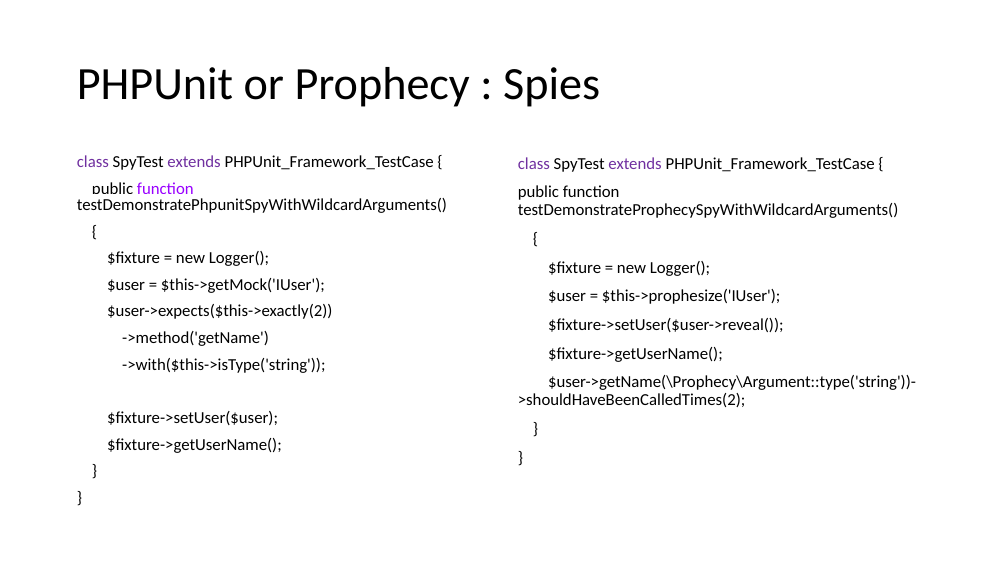
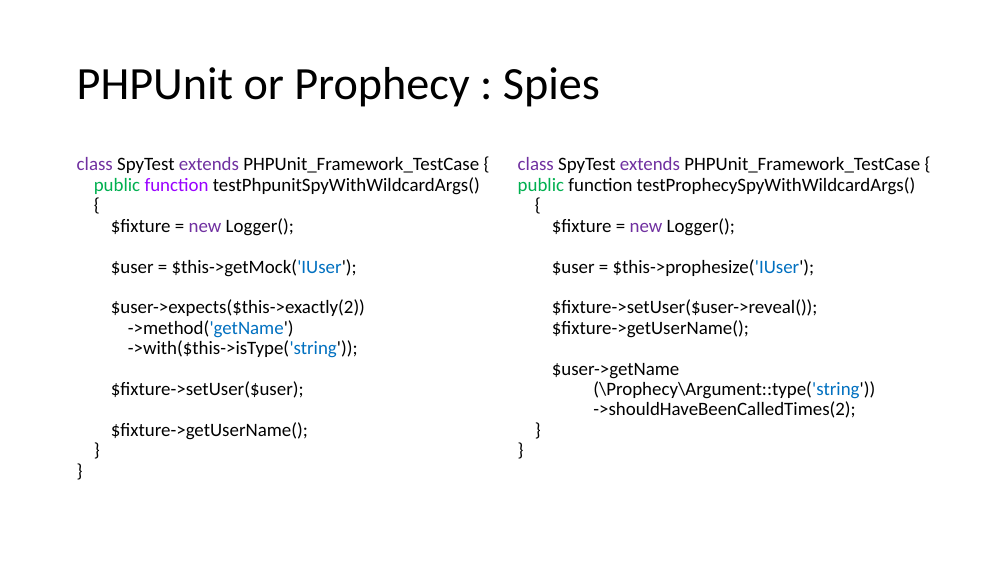
Before and after one commit to docljn/phpunit-or-prophecy-for-mocks, a slide deck: slide 52 of Creating Unit Test Mocks - PHPUnit or Prophecy.odp. Drawn at 1008x567 pixels with LibreOffice and Linux fonts; fonts in the diff are those of the drawing. Boxes give left, top, right and bottom in pixels: in the first picture for what was removed or moved away, otherwise in the second. Text is boxed around its words. In the diff, an @@ line names an element or a change of style, - is before the commit and + after.

Commit message:
Worked with mock object unit tests

```diff
--- a/Creating Unit Test Mocks - PHPUnit or Prophecy.odp
+++ b/Creating Unit Test Mocks - PHPUnit or Prophecy.odp
@@ text at box(77, 157, 479, 440): size 16 to 18 pt, highlight #FFFFFF to none in "class SpyTest extends PHPUnit_Framework_TestCase {", "{", "$fixture = new Logger();", "$user = $this->getMock('IUser');" and 7 more places; text colour #000000 to #7030A0 in "new"; text colour #000000 to #0070C0 in "$this->getMock('IUser');", "->method('getName')", "->with($this->isType('string'));"; line spacing 0.8 to 0.9; less space between paragraphs @@
@@ text at box(94, 177, 480, 195): text changed; size 16 to 18 pt @@
-public function testDemonstratePhpunitSpyWithWildcardArguments()
+public function testPhpunitSpyWithWildcardArgs()
@@ text at box(518, 177, 916, 195): text changed; size 16 to 18 pt @@
-public function testDemonstrateProphecySpyWithWildcardArguments()
+public function testProphecySpyWithWildcardArgs()
@@ text at box(518, 157, 920, 338): size 16 to 18 pt, highlight #FFFFFF to none in "class SpyTest extends PHPUnit_Framework_TestCase {", "{", "$fixture = new Logger();", "$user = $this->prophesize('IUser');" and 4 more places; text colour #000000 to #7030A0 in "new"; text colour #000000 to #0070C0 in "$this->prophesize('IUser');"; less space between paragraphs @@
@@ text at box(552, 363, 875, 418): text changed; size 16 to 18 pt @@
-$user->getName(\Prophecy\Argument::type('string'))->shouldHaveBeenCalledTimes(2);
+$user->getName
+(\Prophecy\Argument::type('string'))
+->shouldHaveBeenCalledTimes(2);
```
Also in this commit, not shown: 53 other slides changed, 3 slides removed, 5 other files.
